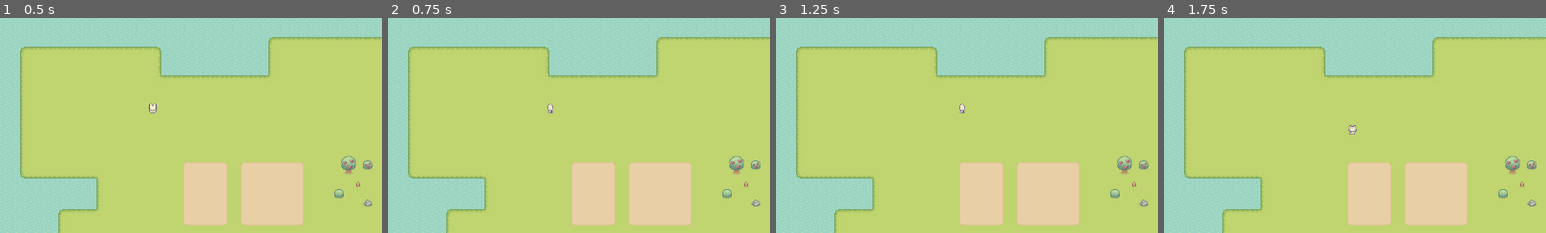
Above: before the commit, frames 1-4 (left to right).
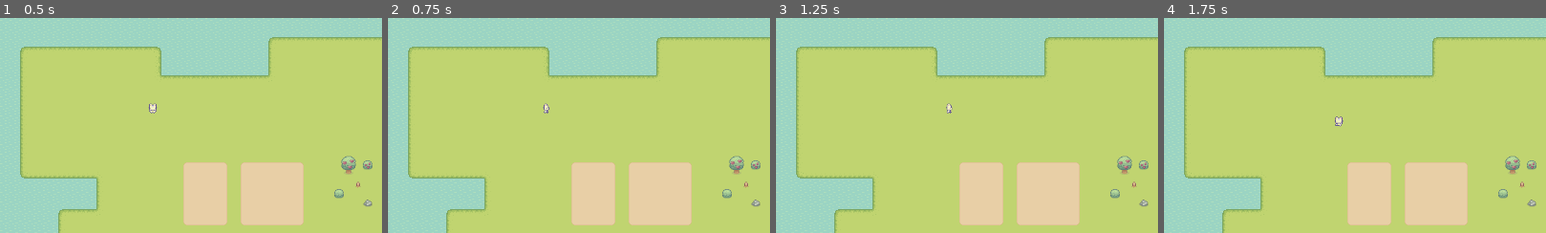
Above: after the commit, the same moments.

Repository: gukazma/Vessels
Game: Godot game, scene res://scenes/test/test_player_scene.tscn
Two runs of this game, one before a commit and one after it. Both use one fixed random seed, a clock stepped at 60 frames per second and the inputs below.
Inputs (mouse positions are % of the whole screen's width and height, from its top left):
- Up to frame 1 (0.5 s): no input
- Up to frame 2 (0.75 s): tap Enter at 0.5 s; move the mouse to (72, 45) at 0.52 s; hold D (move_right) from 0.53 s (still down); click (72, 45) at 0.6 s
- Up to frame 3 (1.25 s): keep holding D (move_right)
- Up to frame 4 (1.75 s): tap Space at 1.25 s; move the mouse to (30, 55) at 1.27 s; release D (move_right) at 1.28 s; hold S (move_down) from 1.28 s (still down); click (30, 55) at 1.35 s
The pictures show only the part of the screen within x 5-55%, y 11-61%; the shares and areas given below are measured in that part.

Frame 1 is identical in both runs. In frame 2, 0.1% of the frame differs, in the area x 40-44%, y 39-45%; in frame 3, 0.1%; in frame 4, 0.2%, in the area x 44-51%, y 45-55%.

Commit message:
refactor: replace enum state machine with NodeStateMachine pattern
- Simplify player.gd to data-only (player_direction, current_tool)
- Add NodeState / NodeStateMachine base classes
- Add idle_state.gd and walk_state.gd as separate node children
- Add GameInputEvents static class (walk_* input actions)
- Add DataTypes enums (Tools, GrowthStates)
- Add ToolManager autoload
- Register walk_left/right/up/down and hit input actions in project.godot
- Fix: use @onready get_parent() instead of NodePath for node refs
- Fix: use initial_state_name string instead of typed NodeState export

Co-Authored-By: Claude Sonnet 4.6 (1M context) <noreply@anthropic.com>

Diff:
--- a/project.godot
+++ b/project.godot
@@ -26,6 +26,10 @@
 window/stretch/mode="viewport"
 window/stretch/scale_mode="integer"
 
+[autoload]
+
+ToolManager="*res://scripts/globals/tool_manager.gd"
+
 [input]
 
 move_down={
@@ -48,6 +52,31 @@
 "events": [Object(InputEventKey,"resource_local_to_scene":false,"resource_name":"","device":-1,"window_id":0,"alt_press …(192 unchanged characters)…
 ]
 }
+walk_down={
+"deadzone": 0.5,
+"events": [Object(InputEventKey,"resource_local_to_scene":false,"resource_name":"","device":-1,"window_id":0,"alt_pressed":false,"shift_pressed":false,"ctrl_pressed":false,"meta_pressed":false,"pressed":false,"keycode":0,"physical_keycode":83,"key_label":0,"unicode":115,"location":0,"echo":false,"script":null)
+]
+}
+walk_left={
+"deadzone": 0.5,
+"events": [Object(InputEventKey,"resource_local_to_scene":false,"resource_name":"","device":-1,"window_id":0,"alt_pressed":false,"shift_pressed":false,"ctrl_pressed":false,"meta_pressed":false,"pressed":false,"keycode":0,"physical_keycode":65,"key_label":0,"unicode":97,"location":0,"echo":false,"script":null)
+]
+}
+walk_right={
+"deadzone": 0.5,
+"events": [Object(InputEventKey,"resource_local_to_scene":false,"resource_name":"","device":-1,"window_id":0,"alt_pressed":false,"shift_pressed":false,"ctrl_pressed":false,"meta_pressed":false,"pressed":false,"keycode":0,"physical_keycode":68,"key_label":0,"unicode":100,"location":0,"echo":false,"script":null)
+]
+}
+walk_up={
+"deadzone": 0.5,
+"events": [Object(InputEventKey,"resource_local_to_scene":false,"resource_name":"","device":-1,"window_id":0,"alt_pressed":false,"shift_pressed":false,"ctrl_pressed":false,"meta_pressed":false,"pressed":false,"keycode":0,"physical_keycode":87,"key_label":0,"unicode":119,"location":0,"echo":false,"script":null)
+]
+}
+hit={
+"deadzone": 0.5,
+"events": [Object(InputEventMouseButton,"resource_local_to_scene":false,"resource_name":"","device":-1,"window_id":0,"alt_pressed":false,"shift_pressed":false,"ctrl_pressed":false,"meta_pressed":false,"pressed":false,"button_index":1,"factor":1.0,"button_mask":0,"position":Vector2(0, 0),"global_position":Vector2(0, 0),"script":null)
+]
+}
 
 [rendering]
 
--- a/scenes/player.tscn
+++ b/scenes/player.tscn
@@ -2,6 +2,9 @@
 
 [ext_resource type="Texture2D" uid="uid://34oqx1s7s0d4" path="res://assets/characters/basic_charakter_spritesheet.png" id="1_tex"]
 [ext_resource type="Script" path="res://scripts/player.gd" id="2_scr"]
+[ext_resource type="Script" path="res://scripts/state_machine/node_state_machine.gd" id="3_nsm"]
+[ext_resource type="Script" path="res://scripts/characters/player/idle_state.gd" id="4_idle"]
+[ext_resource type="Script" path="res://scripts/characters/player/walk_state.gd" id="5_walk"]
 
 ; 每帧 48x48，4列 x 4行
 ; Row 0 (y=0)   : Down  (front)   col0-1=idle, col2-3=walk
@@ -189,3 +192,17 @@
 [node name="CollisionShape2D" type="CollisionShape2D" parent="."]
 position = Vector2(0, -8)
 shape = SubResource("CircleShape2D_player")
+
+; NodeStateMachine 是状态机管理器，所有状态节点挂在它下面
+[node name="NodeStateMachine" type="Node" parent="."]
+script = ExtResource("3_nsm")
+initial_state_name = "Idle"
+
+; Idle 状态：player 和 animated_sprite_2d 通过 NodePath 指向父/兄弟节点
+[node name="Idle" type="Node" parent="NodeStateMachine"]
+script = ExtResource("4_idle")
+
+; Walk 状态：speed 可在编辑器中调整
+[node name="Walk" type="Node" parent="NodeStateMachine"]
+script = ExtResource("5_walk")
+speed = 50
--- /dev/null
+++ b/scripts/characters/player/idle_state.gd
@@ -0,0 +1,38 @@
+# ── IdleState ────────────────────────────────────────────────
+# 玩家静止状态
+# ─────────────────────────────────────────────────────────────
+extends NodeState
+
+# 通过节点路径自动获取引用：
+#   Idle 节点位于 Player/NodeStateMachine/Idle
+#   get_parent()       → NodeStateMachine
+#   get_parent().get_parent() → Player
+@onready var player: Player = get_parent().get_parent() as Player
+@onready var animated_sprite_2d: AnimatedSprite2D = get_parent().get_parent().get_node("AnimatedSprite2D") as AnimatedSprite2D
+
+
+func _on_physics_process(_delta: float) -> void:
+	if player.player_direction == Vector2.UP:
+		animated_sprite_2d.play("idle_back")
+	elif player.player_direction == Vector2.RIGHT:
+		animated_sprite_2d.play("idle_right")
+	elif player.player_direction == Vector2.DOWN:
+		animated_sprite_2d.play("idle_front")
+	elif player.player_direction == Vector2.LEFT:
+		animated_sprite_2d.play("idle_left")
+	else:
+		animated_sprite_2d.play("idle_front")
+
+
+func _on_next_transitions() -> void:
+	GameInputEvents.movement_input()
+	if GameInputEvents.is_movement_input():
+		transition.emit("Walk")
+
+
+func _on_enter() -> void:
+	pass
+
+
+func _on_exit() -> void:
+	animated_sprite_2d.stop()
--- /dev/null
+++ b/scripts/characters/player/walk_state.gd
@@ -0,0 +1,41 @@
+# ── WalkState ────────────────────────────────────────────────
+# 玩家行走状态
+# ─────────────────────────────────────────────────────────────
+extends NodeState
+
+@onready var player: Player = get_parent().get_parent() as Player
+@onready var animated_sprite_2d: AnimatedSprite2D = get_parent().get_parent().get_node("AnimatedSprite2D") as AnimatedSprite2D
+
+@export var speed: int = 50
+
+
+func _on_physics_process(_delta: float) -> void:
+	var direction: Vector2 = GameInputEvents.movement_input()
+
+	if direction == Vector2.UP:
+		animated_sprite_2d.play("walk_back")
+	elif direction == Vector2.RIGHT:
+		animated_sprite_2d.play("walk_right")
+	elif direction == Vector2.DOWN:
+		animated_sprite_2d.play("walk_front")
+	elif direction == Vector2.LEFT:
+		animated_sprite_2d.play("walk_left")
+
+	if direction != Vector2.ZERO:
+		player.player_direction = direction
+
+	player.velocity = direction * speed
+	player.move_and_slide()
+
+
+func _on_next_transitions() -> void:
+	if !GameInputEvents.is_movement_input():
+		transition.emit("Idle")
+
+
+func _on_enter() -> void:
+	pass
+
+
+func _on_exit() -> void:
+	animated_sprite_2d.stop()
--- /dev/null
+++ b/scripts/game_input_events.gd
@@ -0,0 +1,42 @@
+# ── GameInputEvents ───────────────────────────────────────────
+# 静态输入工具类，所有状态脚本通过它读取输入
+#
+# 为什么用静态类而不是在每个状态里直接调用 Input？
+# → 集中管理输入逻辑，改按键映射只需改这一个文件
+# → static var direction 跨调用保持，idle_state 和 walk_state
+#   都读同一个 direction，不会出现不一致
+# ─────────────────────────────────────────────────────────────
+class_name GameInputEvents
+
+# 当前帧的移动方向（由 movement_input() 写入）
+static var direction: Vector2
+
+
+# 读取方向输入，返回 Vector2.LEFT / RIGHT / UP / DOWN / ZERO
+#
+# 注意使用 if/elif（不是 if/if）：
+# 同一帧只能有一个方向，不允许对角线移动
+# 这是 farming RPG 的标准设计（对角线移动会让动画方向判断变复杂）
+static func movement_input() -> Vector2:
+	if Input.is_action_pressed("walk_left"):
+		direction = Vector2.LEFT
+	elif Input.is_action_pressed("walk_right"):
+		direction = Vector2.RIGHT
+	elif Input.is_action_pressed("walk_up"):
+		direction = Vector2.UP
+	elif Input.is_action_pressed("walk_down"):
+		direction = Vector2.DOWN
+	else:
+		direction = Vector2.ZERO
+	return direction
+
+
+# 当前帧是否有任何方向输入
+static func is_movement_input() -> bool:
+	return direction != Vector2.ZERO
+
+
+# 是否按下"使用工具"键
+# 用 just_pressed（不是 pressed）：按一次触发一次，不会持续触发
+static func use_tool() -> bool:
+	return Input.is_action_just_pressed("hit")
--- /dev/null
+++ b/scripts/globals/data_types.gd
@@ -0,0 +1,29 @@
+# ── DataTypes ────────────────────────────────────────────────
+# 全局枚举定义文件
+#
+# 使用 class_name 后，任何脚本都可以直接写 DataTypes.Tools.AxeWood
+# 不需要 autoload，Godot 会自动全局识别 class_name
+# ─────────────────────────────────────────────────────────────
+class_name DataTypes
+
+# 工具类型
+# 玩家手持的工具决定了能对哪些物件造成作用
+enum Tools {
+	None,         # 空手
+	AxeWood,      # 斧头 → 砍树
+	TillGround,   # 锄头 → 耕地
+	WaterCrops,   # 浇水壶 → 给作物浇水
+	PlantCorn,    # 玉米种子 → 在耕地上种植
+	PlantTomato   # 番茄种子 → 在耕地上种植
+}
+
+# 作物生长阶段
+# 每天结束时作物会推进到下一个阶段
+enum GrowthStates {
+	Seed,          # 种子（刚种下）
+	Germination,   # 发芽
+	Vegetative,    # 生长期
+	Reproduction,  # 繁殖期
+	Maturity,      # 成熟（可以收获了）
+	Harvesting     # 收获中
+}
--- /dev/null
+++ b/scripts/globals/tool_manager.gd
@@ -0,0 +1,34 @@
+# ── ToolManager（Autoload 全局单例）──────────────────────────
+# 管理玩家当前持有的工具
+#
+# 为什么用 Autoload 而不是把工具状态放在 Player 里？
+# → UI 按钮、NPC、作物等各种节点都需要知道当前工具
+# → Autoload 是全局单例，任何脚本都可以 ToolManager.select_tool(...)
+# → 解耦：UI 不需要持有 Player 的引用
+#
+# 使用方式：
+#   ToolManager.select_tool(DataTypes.Tools.AxeWood)   # 切换工具
+#   ToolManager.tool_selected.connect(my_func)          # 监听工具变化
+# ─────────────────────────────────────────────────────────────
+extends Node
+
+# 当前选中的工具（默认空手）
+var selected_tool: DataTypes.Tools = DataTypes.Tools.None
+
+# 工具被选中时发出（UI 和 Player 都监听这个）
+signal tool_selected(tool: DataTypes.Tools)
+
+# 用于通知 UI 某个工具按钮可以被启用（例如解锁新工具后）
+signal enable_tool(tool: DataTypes.Tools)
+
+
+# 切换工具并通知所有监听者
+func select_tool(tool: DataTypes.Tools) -> void:
+	selected_tool = tool
+	tool_selected.emit(tool)
+	print("[ToolManager] 切换工具 → ", DataTypes.Tools.keys()[tool])
+
+
+# 通知 UI 启用某个工具按钮（在特定剧情触发后调用）
+func enable_tool_button(tool: DataTypes.Tools) -> void:
+	enable_tool.emit(tool)
--- a/scripts/player.gd
+++ b/scripts/player.gd
@@ -1,50 +1,14 @@
+# ── Player ───────────────────────────────────────────────────
+# 角色根节点脚本，只负责存储共享数据
+#
+# 移动、动画、工具使用等逻辑已全部拆到独立的 NodeState 子节点
+# 各状态脚本通过 @export var player: Player 获得这里的数据
+# ─────────────────────────────────────────────────────────────
 class_name Player
 extends CharacterBody2D
 
-# ── 状态机 ──────────────────────────────────────────────────
-enum State { IDLE, WALK }
+# 玩家当前朝向（由 walk_state 更新，供动作状态判断攻击/动画方向）
+var player_direction: Vector2 = Vector2.DOWN
 
-# ── 常量 ────────────────────────────────────────────────────
-const SPEED := 80.0
-
-# ── 运行时变量 ───────────────────────────────────────────────
-var state            := State.IDLE
-var facing           := "front"          # "front" | "back" | "left" | "right"
-var player_direction := Vector2.DOWN     # 供后续动作状态（chopping/tilling 等）使用
-
-@onready var sprite: AnimatedSprite2D = $AnimatedSprite2D
-
-# ────────────────────────────────────────────────────────────
-func _ready() -> void:
-	sprite.play("idle_front")
-
-func _physics_process(_delta: float) -> void:
-	_handle_movement()
-	_update_animation()
-
-# ── 移动 ─────────────────────────────────────────────────────
-func _handle_movement() -> void:
-	var dir := Input.get_vector("move_left", "move_right", "move_up", "move_down")
-
-	if dir.length_squared() > 0.0:
-		state    = State.WALK
-		velocity = dir.normalized() * SPEED
-		# 优先水平方向判定朝向
-		if abs(dir.x) >= abs(dir.y):
-			facing           = "right" if dir.x > 0 else "left"
-			player_direction = Vector2.RIGHT if dir.x > 0 else Vector2.LEFT
-		else:
-			facing           = "front" if dir.y > 0 else "back"
-			player_direction = Vector2.DOWN if dir.y > 0 else Vector2.UP
-	else:
-		state    = State.IDLE
-		velocity = Vector2.ZERO
-
-	move_and_slide()
-
-# ── 动画状态机 ────────────────────────────────────────────────
-func _update_animation() -> void:
-	var prefix := "walk" if state == State.WALK else "idle"
-	var anim   := prefix + "_" + facing
-	if sprite.animation != anim:
-		sprite.play(anim)
+# 当前持有的工具（由 ToolManager 信号更新，步骤三完成后接入）
+var current_tool: DataTypes.Tools = DataTypes.Tools.None
--- /dev/null
+++ b/scripts/state_machine/node_state.gd
@@ -0,0 +1,35 @@
+# ── NodeState ────────────────────────────────────────────────
+# 所有具体状态的基类（Idle、Walk、Chopping 等都继承它）
+#
+# 状态机的核心思想：
+# 把角色的每种"行为"封装成独立的 Node 子节点
+# 每个状态只关心自己的逻辑，不需要知道其他状态的存在
+# 切换状态时发出 transition 信号，由 NodeStateMachine 统一处理
+# ─────────────────────────────────────────────────────────────
+class_name NodeState
+extends Node
+
+# 状态切换信号
+# 用法：transition.emit("Walk")  →  请求切换到名为 "Walk" 的状态
+# NodeStateMachine 监听这个信号并执行实际的切换
+@warning_ignore("unused_signal")
+signal transition
+
+
+# ── 生命周期钩子（子类按需重写）────────────────────────────────
+
+func _on_process(_delta: float) -> void:
+	pass  # 每帧调用（适合 UI 更新、计时器等非物理逻辑）
+
+func _on_physics_process(_delta: float) -> void:
+	pass  # 每物理帧调用（适合移动、速度更新）
+
+func _on_next_transitions() -> void:
+	pass  # 每物理帧检查是否需要切换状态（在 physics_process 之后调用）
+	      # 把切换检查和物理逻辑分开，代码更清晰
+
+func _on_enter() -> void:
+	pass  # 进入此状态时调用一次（播放进入动画、重置变量等）
+
+func _on_exit() -> void:
+	pass  # 离开此状态时调用一次（停止动画、清理资源等）
--- /dev/null
+++ b/scripts/state_machine/node_state_machine.gd
@@ -0,0 +1,77 @@
+# ── NodeStateMachine ─────────────────────────────────────────
+# 状态机管理器，作为父节点管理所有 NodeState 子节点
+#
+# 使用方式：
+# 1. 在场景中添加 NodeStateMachine 节点
+# 2. 在它下面添加各个状态节点（Idle、Walk 等），脚本继承 NodeState
+# 3. 在编辑器里把初始状态节点拖到 initial_node_state 属性
+# 4. 运行时状态机自动接管，通过 transition 信号切换状态
+# ─────────────────────────────────────────────────────────────
+class_name NodeStateMachine
+extends Node
+
+# 初始状态的节点名称（字符串，不依赖 NodePath 解析）
+@export var initial_state_name: String = "Idle"
+
+# 状态字典：key=状态节点名小写, value=NodeState节点
+# 例：{ "idle": <Idle节点>, "walk": <Walk节点> }
+var node_states: Dictionary = {}
+var current_node_state: NodeState
+var current_node_state_name: String
+var parent_node_name: String  # 用于日志输出，方便调试多个状态机
+
+
+func _ready() -> void:
+	parent_node_name = get_parent().name
+
+	# 自动扫描所有 NodeState 子节点并注册
+	# 这样新增状态只需在场景里加节点，不需要修改这里的代码
+	for child in get_children():
+		if child is NodeState:
+			node_states[child.name.to_lower()] = child
+			# 监听每个状态的 transition 信号
+			child.transition.connect(transition_to)
+
+	# 按名字找到初始状态并启动
+	var initial = node_states.get(initial_state_name.to_lower())
+	if initial:
+		initial._on_enter()
+		current_node_state = initial
+		current_node_state_name = current_node_state.name.to_lower()
+	else:
+		push_error("[NodeStateMachine] 找不到初始状态: " + initial_state_name)
+
+
+func _process(delta: float) -> void:
+	if current_node_state:
+		current_node_state._on_process(delta)
+
+
+func _physics_process(delta: float) -> void:
+	if current_node_state:
+		current_node_state._on_physics_process(delta)
+		# 物理逻辑之后再检查切换条件，顺序很重要：
+		# 先更新位置，再判断下一帧该进入哪个状态
+		current_node_state._on_next_transitions()
+
+
+# 执行状态切换
+# 由各状态通过 transition.emit("目标状态名") 触发
+func transition_to(node_state_name: String) -> void:
+	# 目标状态就是当前状态，忽略（防止重复切换）
+	if node_state_name == current_node_state.name.to_lower():
+		return
+
+	var new_node_state = node_states.get(node_state_name.to_lower())
+	if !new_node_state:
+		push_warning("[NodeStateMachine] 找不到状态: " + node_state_name)
+		return
+
+	# 退出当前状态 → 进入新状态
+	if current_node_state:
+		current_node_state._on_exit()
+
+	new_node_state._on_enter()
+	current_node_state = new_node_state
+	current_node_state_name = current_node_state.name.to_lower()
+	print("[%s] → %s" % [parent_node_name, current_node_state_name])
Not shown, added: scripts/characters/player/idle_state.gd.uid
Not shown, added: scripts/characters/player/walk_state.gd.uid
Not shown, added: scripts/game_input_events.gd.uid
Not shown, added: scripts/globals/data_types.gd.uid
Not shown, added: scripts/globals/tool_manager.gd.uid
Not shown, added: scripts/state_machine/node_state.gd.uid
Not shown, added: scripts/state_machine/node_state_machine.gd.uid
